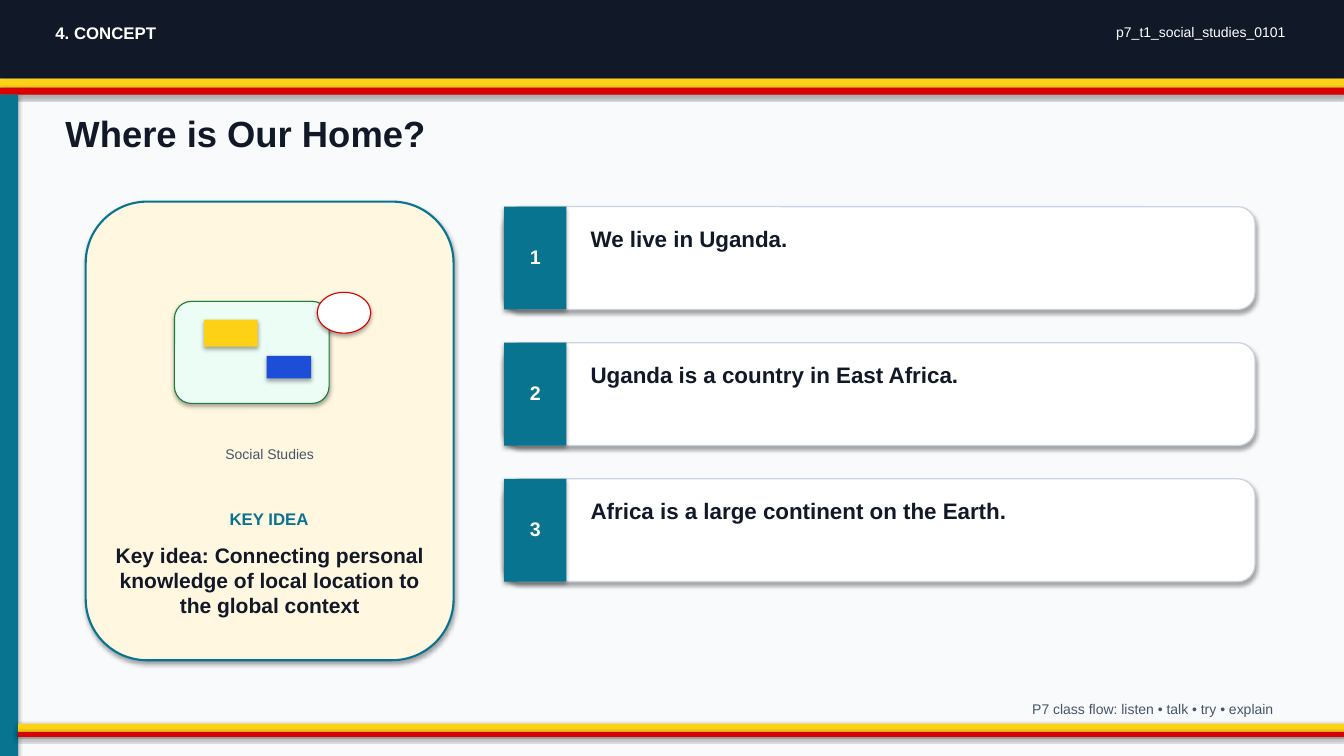
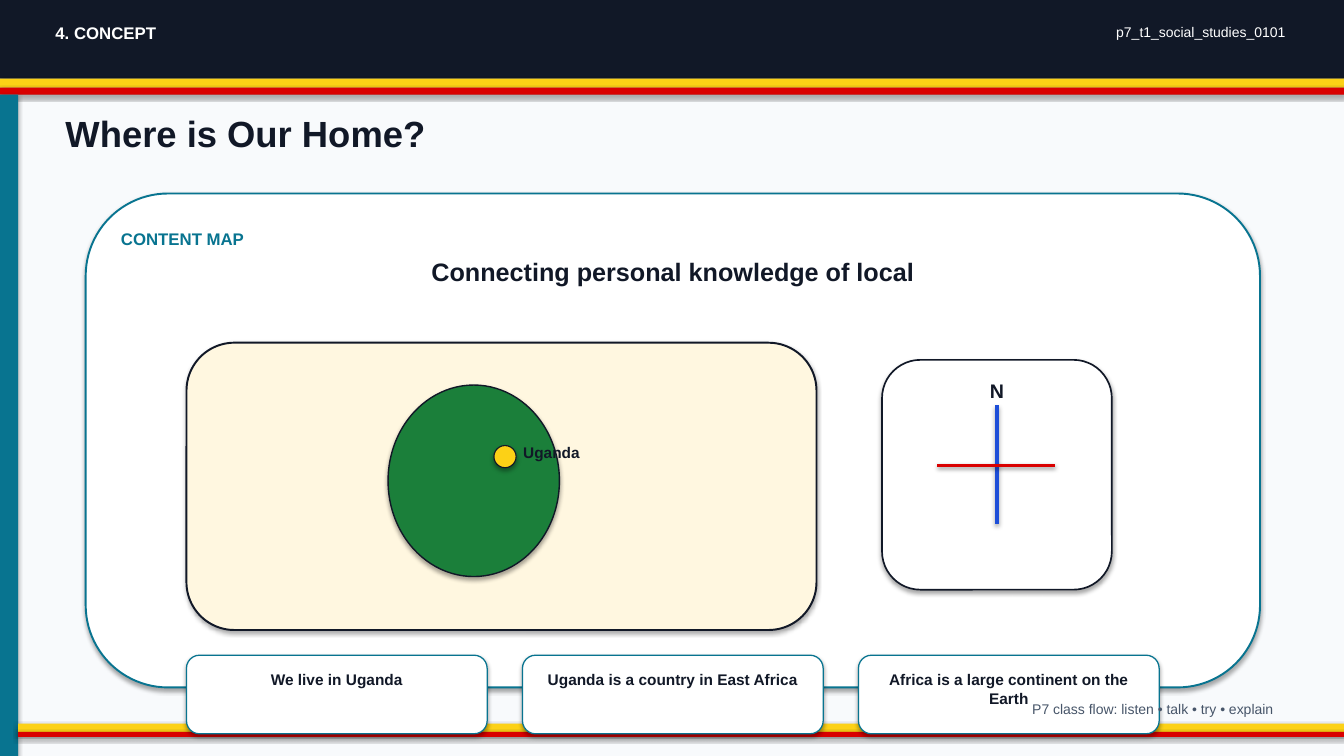
Before and after one commit to yousunjung84-edu/uganda-p7-mvp-20260629, a slide deck: slide 4 of uganda-p7-mvp/p7_t1_social_studies_0101/p7_t1_social_studies_0101.pptx. Drawn at 1344x756 pixels with LibreOffice and Linux fonts; fonts in the diff are those of the drawing. Boxes give left, top, right and bottom in pixels: in the first picture for what was removed or moved away, otherwise in the second. Text is boxed around its words. In the diff, an @@ line names an element or a change of style, - is before the commit and + after.

```diff
--- a/uganda-p7-mvp/p7_t1_social_studies_0101/p7_t1_social_studies_0101.pptx
+++ b/uganda-p7-mvp/p7_t1_social_studies_0101/p7_t1_social_studies_0101.pptx
@@ rounded rectangle "CONTENT MAP": place and size @@
-rounded rectangle "CONTENT MAP" at <box>86,202,454,660</box>
+rounded rectangle "CONTENT MAP" at <box>86,194,1260,688</box>
@@ rounded rectangle "CONTENT MAP" at <box>86,194,1260,688</box>: fill #FFF7E0 to #FFFFFF; outline #087490 1.5 pt to #087490 1.35 pt @@
@@ rounded rectangle removed at <box>504,207,1255,310</box> @@
@@ rectangle removed at <box>504,207,567,310</box> @@
@@ text in rounded rectangle at <box>121,233,244,245</box>: text added @@
+CONTENT MAP
@@ text at <box>431,262,913,286</box>: text changed; size 15 to 18 pt @@
-Key idea: Connecting personal knowledge of local location to the global context
+Connecting personal knowledge of local
@@ text removed at <box>530,250,541,264</box> @@
-1
@@ rounded rectangle removed at <box>174,301,329,403</box> @@
@@ rectangle removed at <box>205,320,258,347</box> @@
@@ rounded rectangle added at <box>187,343,817,630</box>, fill #FFF7E0, outline #111827 1.4 pt @@
@@ rectangle removed at <box>267,356,312,379</box> @@
@@ rectangle removed at <box>504,343,567,446</box> @@
@@ ellipse added at <box>388,385,560,577</box>, fill #1B7F3A, outline #111827 1 pt @@
@@ text removed at <box>530,386,541,400</box> @@
-2
@@ rounded rectangle added at <box>882,360,1112,590</box>, fill #FFFFFF, outline #111827 1.2 pt @@
@@ text added at <box>990,384,1004,398</box>, 14 pt, text #111827, bold @@
+N
@@ line added from (997, 405) to (997, 524), #1D4ED8 2.5 pt @@
@@ text removed at <box>225,449,314,459</box> @@
-Social Studies
@@ ellipse: place and size @@
-ellipse at <box>318,292,371,334</box>
+ellipse at <box>494,446,516,468</box>
@@ ellipse at <box>494,446,516,468</box>: fill #FFFFFF to #FCD116; outline #D90000 0.8 pt to #111827 0.8 pt @@
@@ text added at <box>523,446,580,462</box>, 11 pt, text #111827, bold @@
+Uganda
@@ rounded rectangle removed at <box>504,479,1255,582</box> @@
@@ rectangle removed at <box>504,479,567,582</box> @@
@@ line added from (938, 466) to (1056, 466), #D90000 2.5 pt @@
@@ text removed at <box>230,513,308,525</box> @@
-KEY IDEA
@@ text removed at <box>530,522,541,537</box> @@
-3
@@ rounded rectangle added at <box>187,655,487,734</box>, fill #FFFFFF, outline #087490 0.9 pt @@
@@ rounded rectangle: place and size @@
-rounded rectangle at <box>504,343,1255,446</box>
+rounded rectangle at <box>522,655,823,734</box>
@@ rounded rectangle at <box>522,655,823,734</box>: outline #CBD5E1 0.9 pt to #087490 0.9 pt @@
@@ rounded rectangle added at <box>859,655,1159,734</box>, fill #FFFFFF, outline #087490 0.9 pt @@
@@ text at <box>271,674,403,689</box>: text changed; size 16 to 11 pt @@
-We live in Uganda.
+We live in Uganda
@@ text at <box>548,674,798,689</box>: text changed; size 16 to 11 pt @@
-Uganda is a country in East Africa.
+Uganda is a country in East Africa
@@ text at <box>889,674,1128,704</box>: text changed; size 16 to 11 pt @@
-Africa is a large continent on the Earth.
+Africa is a large continent on the Earth
```
Also in this commit, not shown: 4 other slides changed, 24 other files.
